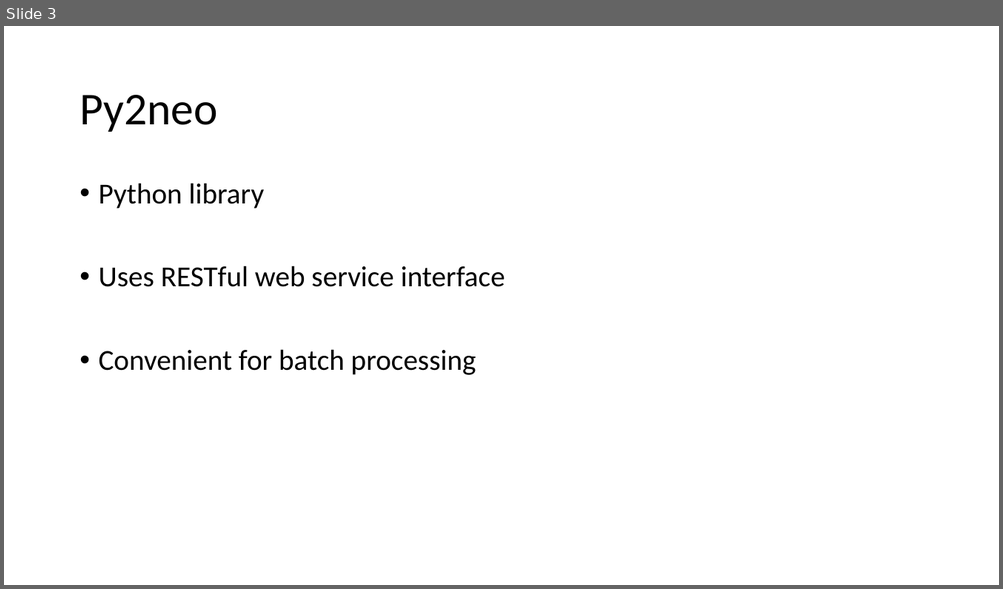
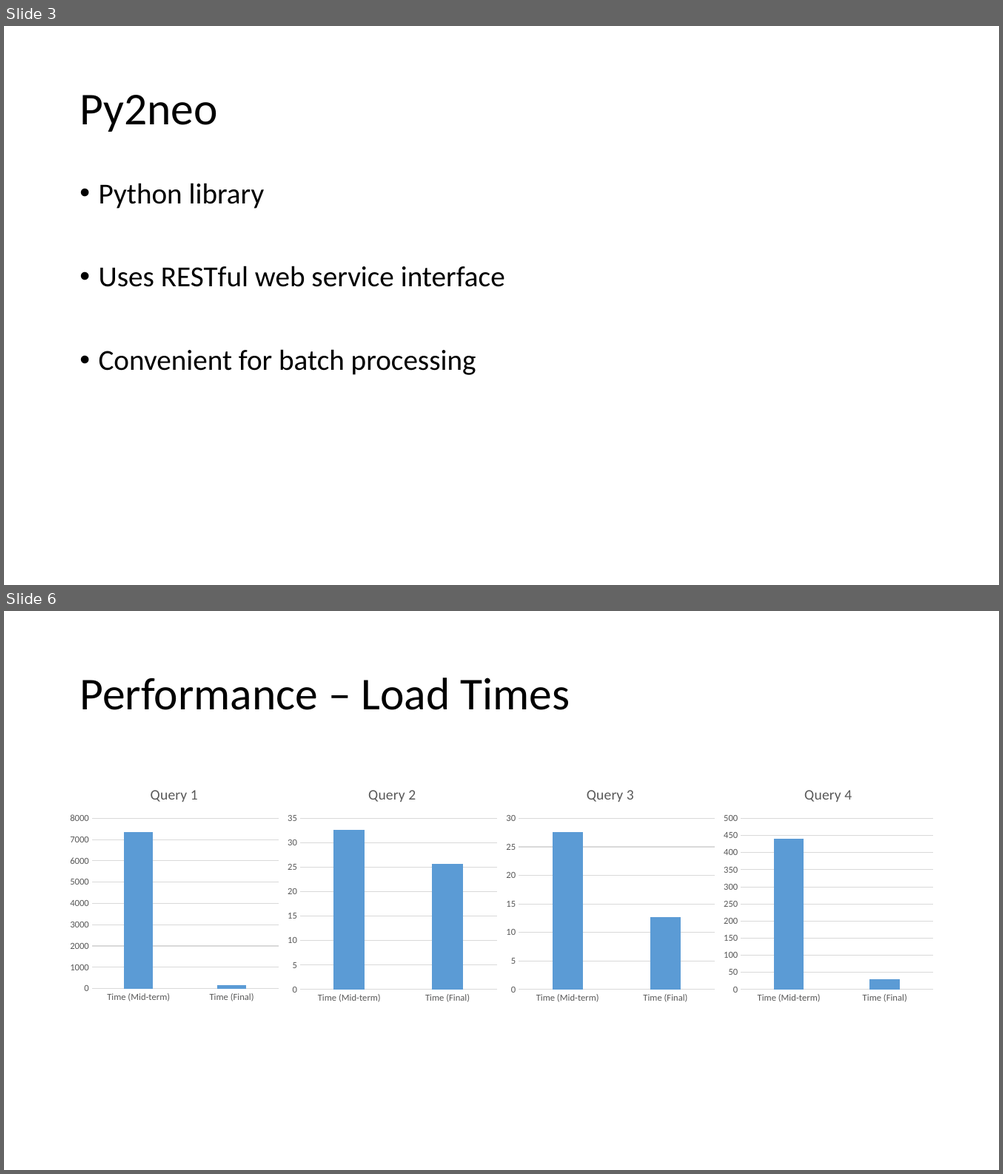
Before and after one commit to guptha-/sigmod, a slide deck: reports/Presentation.pptx. Shown one above the other, each under a label of ours: slide 3 before the commit, slides 3 and 6 after it; the slides between them are not shown. The pictures are 1003x589 and 1003x1174 pixels, drawn with LibreOffice and Linux fonts; fonts in the diff are those of the drawing. Boxes give left, top, right and bottom in pixels: in the first picture for what was removed or moved away, otherwise in the second. Text is boxed around its words. In the diff, an @@ line names an element or a change of style, - is before the commit and + after.

```diff
--- a/reports/Presentation.pptx
+++ b/reports/Presentation.pptx
@@ slide 6 added at [4,611,999,1170], background #FFFFFF @@
@@ title added at [79,678,570,710], 44 pt, text #000000 @@
+Performance – Load Times
@@ column chart added at [66,773,283,1007] @@
+title "Query 1"
+categories: Time (Mid-term), Time (Final)
+Query 1: 7400, 100
@@ column chart added at [283,773,501,1008] @@
+title "Query 2"
+categories: Time (Mid-term), Time (Final)
+Query 2: 33, 26
@@ column chart added at [502,773,719,1008] @@
+title "Query 3"
+categories: Time (Mid-term), Time (Final)
+Query 3: 27.6, 12.7
@@ column chart added at [720,773,937,1008] @@
+title "Query 4"
+categories: Time (Mid-term), Time (Final)
+Query 4: 440, 30
```
Also in this commit, not shown: 4 other slides added, 15 other files.
